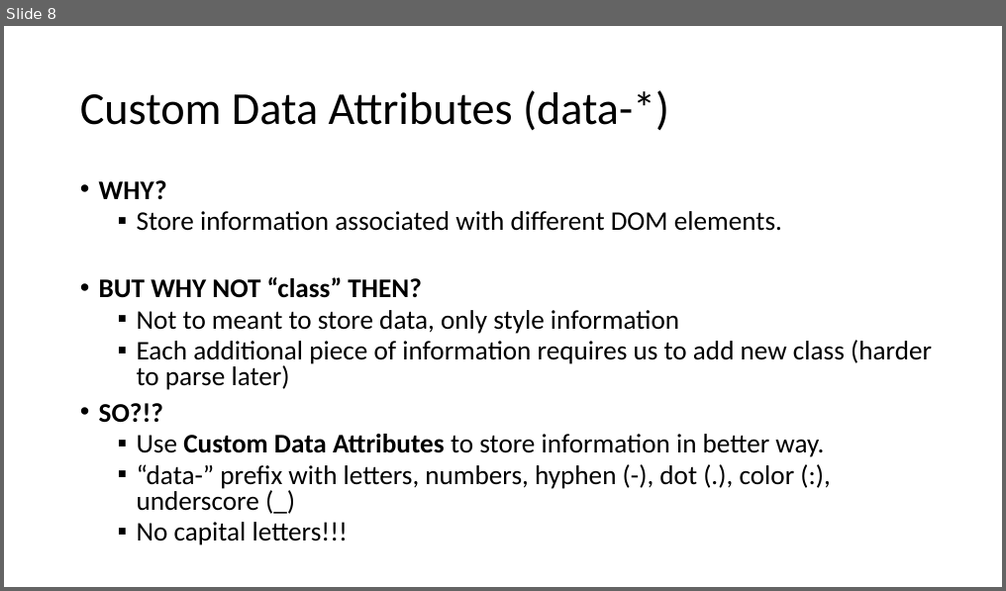
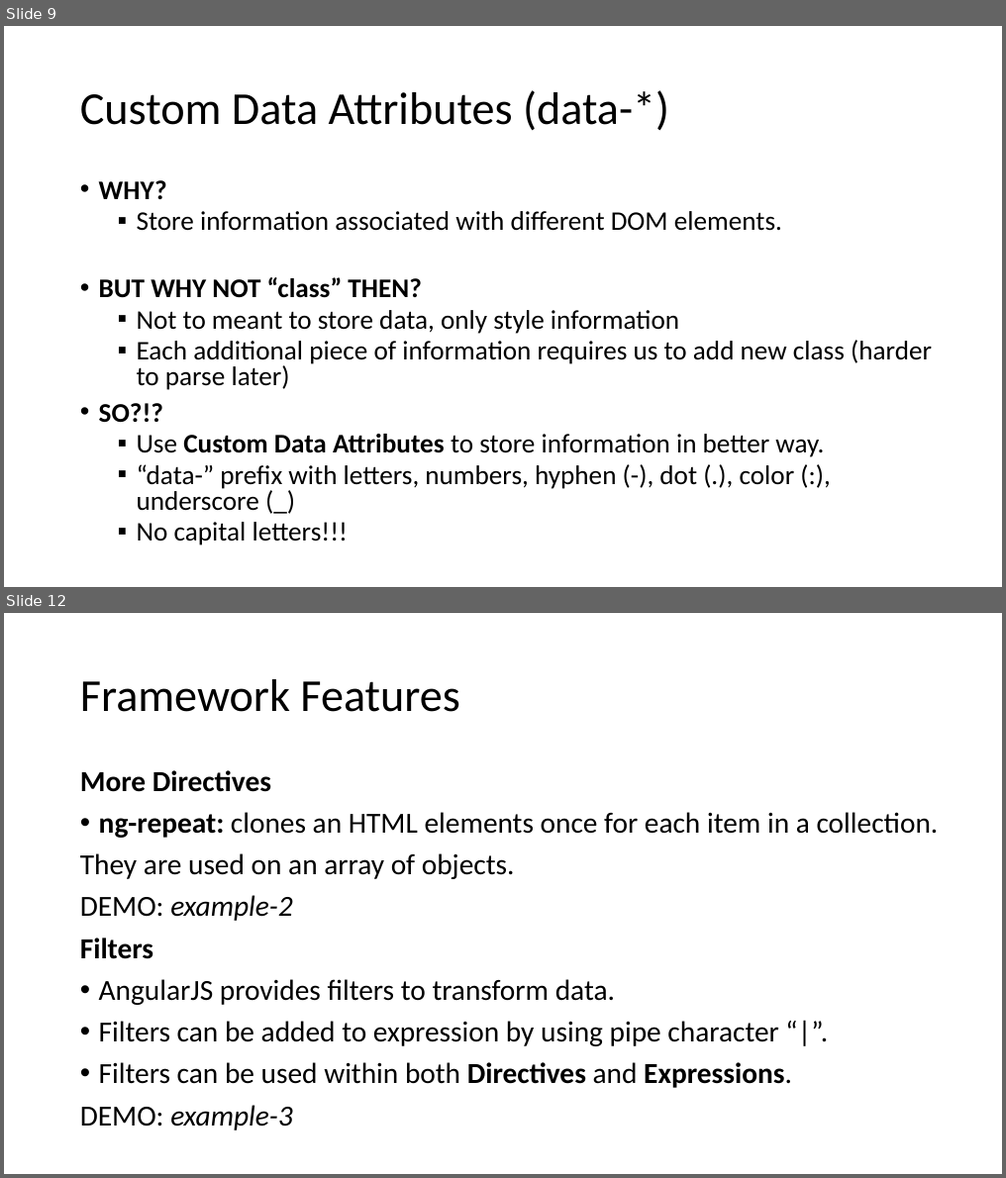
Before and after one commit to canpe/AngularJS-Examples, a slide deck: Angular.js.pptx. Shown one above the other, each under a label of ours: slide 8 before the commit, slides 9 and 12 after it; the slides between them are not shown. The pictures are 1006x591 and 1006x1178 pixels, drawn with LibreOffice and Linux fonts; fonts in the diff are those of the drawing. Boxes give left, top, right and bottom in pixels: in the first picture for what was removed or moved away, otherwise in the second. Text is boxed around its words. In the diff, an @@ line names an element or a change of style, - is before the commit and + after.

```diff
--- a/Angular.js.pptx
+++ b/Angular.js.pptx
@@ slide 12 added at (x1=4, y1=613, x2=1002, y2=1174), background #FFFFFF @@
@@ title added at (x1=80, y1=679, x2=460, y2=712), 44 pt, text #000000 @@
+Framework Features
@@ text added at (x1=80, y1=770, x2=939, y2=1131), 28 pt, text #000000 @@
+More Directives
+• ng-repeat: clones an HTML elements once for each item in a collection.
+They are used on an array of objects.
+DEMO: example-2
+Filters
+• AngularJS provides filters to transform data.
+• Filters can be added to expression by using pipe character “|”.
+• Filters can be used within both Directives and Expressions.
+DEMO: example-3
@@ what was slide 8 is now slide 9 @@
```
Also in this commit, not shown: 3 slides changed, 4 other slides added.
